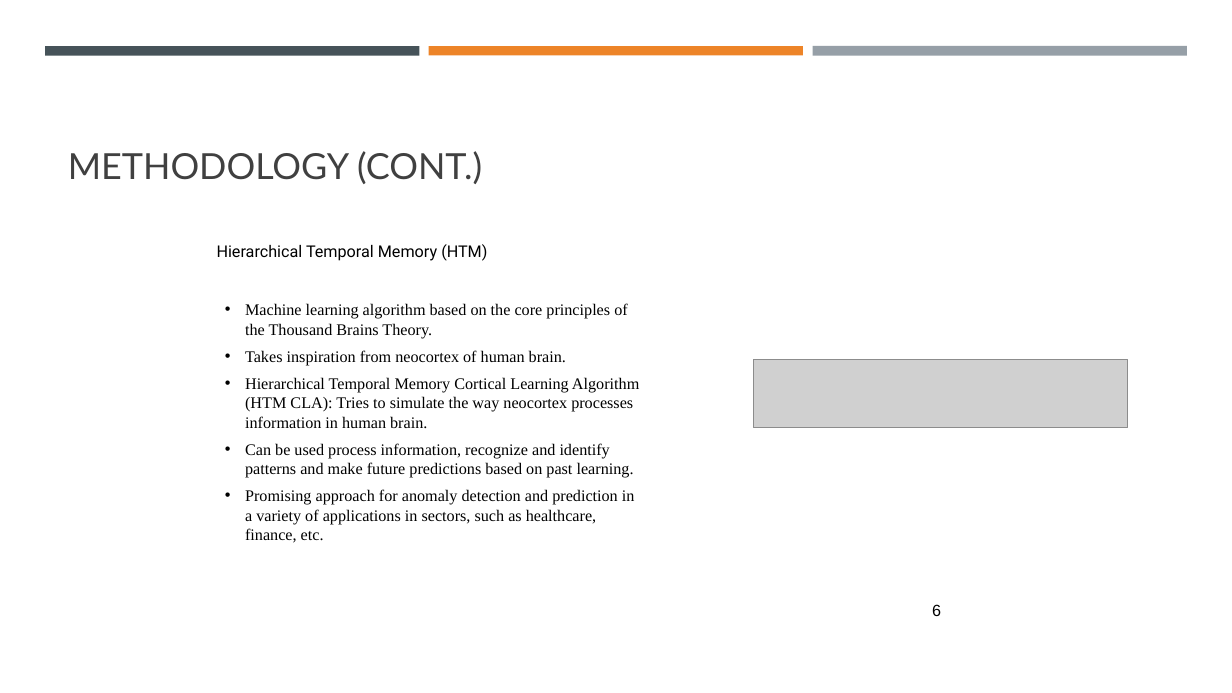
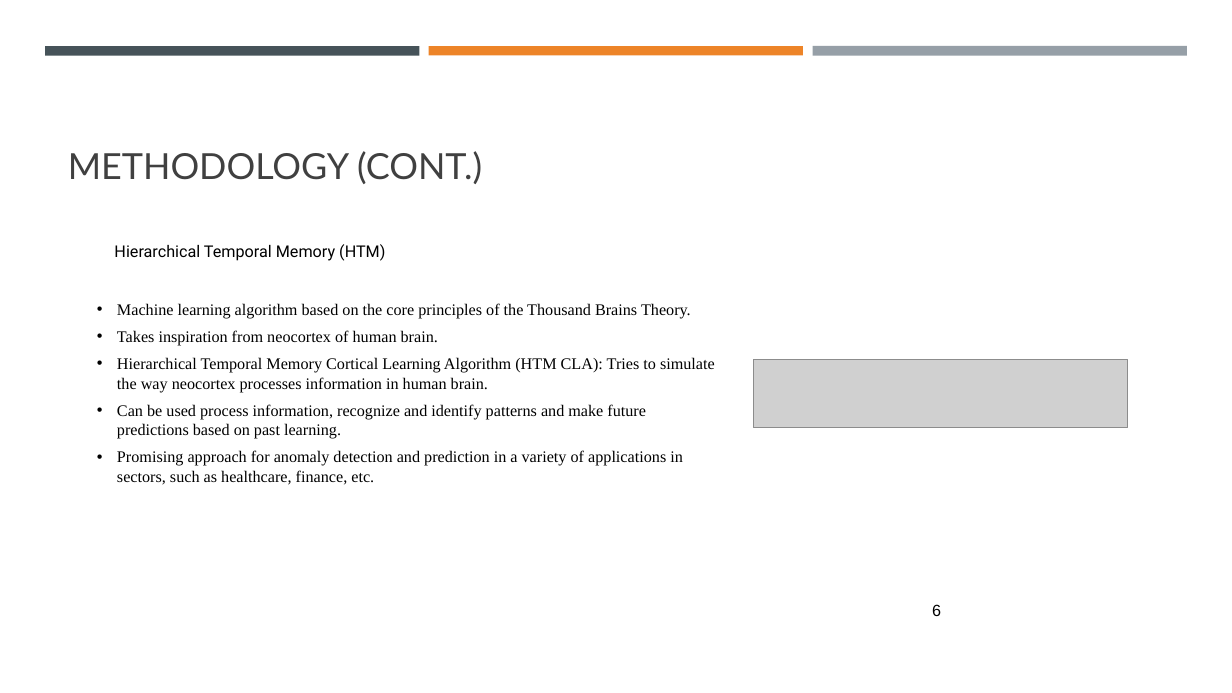
Before and after one commit to mahbubur-r/neocortexapi, a slide deck: slide 6 of source/MySEProject/Documentation/ML2324-8 Implement Anomaly Detection Sample.pptx. Drawn at 1232x693 pixels with LibreOffice and Linux fonts; fonts in the diff are those of the drawing; grey boxes stand for pictures. Boxes give left, top, right and bottom in pixels: in the first picture for what was removed or moved away, otherwise in the second. Text is boxed around its words. In the diff, an @@ line names an element or a change of style, - is before the commit and + after.

```diff
--- a/source/MySEProject/Documentation/ML2324-8 Implement Anomaly Detection Sample.pptx
+++ b/source/MySEProject/Documentation/ML2324-8 Implement Anomaly Detection Sample.pptx
@@ text "Hierarchical Temporal Memory (HTM)": place and size @@
-text "Hierarchical Temporal Memory (HTM)" at box(217, 244, 487, 261)
+text "Hierarchical Temporal Memory (HTM)" at box(114, 244, 385, 261)
@@ text "Machine learning algorithm based on ..." rewrapped from box(245, 303, 639, 543) to box(117, 303, 715, 485) @@
```
Also in this commit, not shown: 4 other slides changed, 8 slides added, 1 other file.
